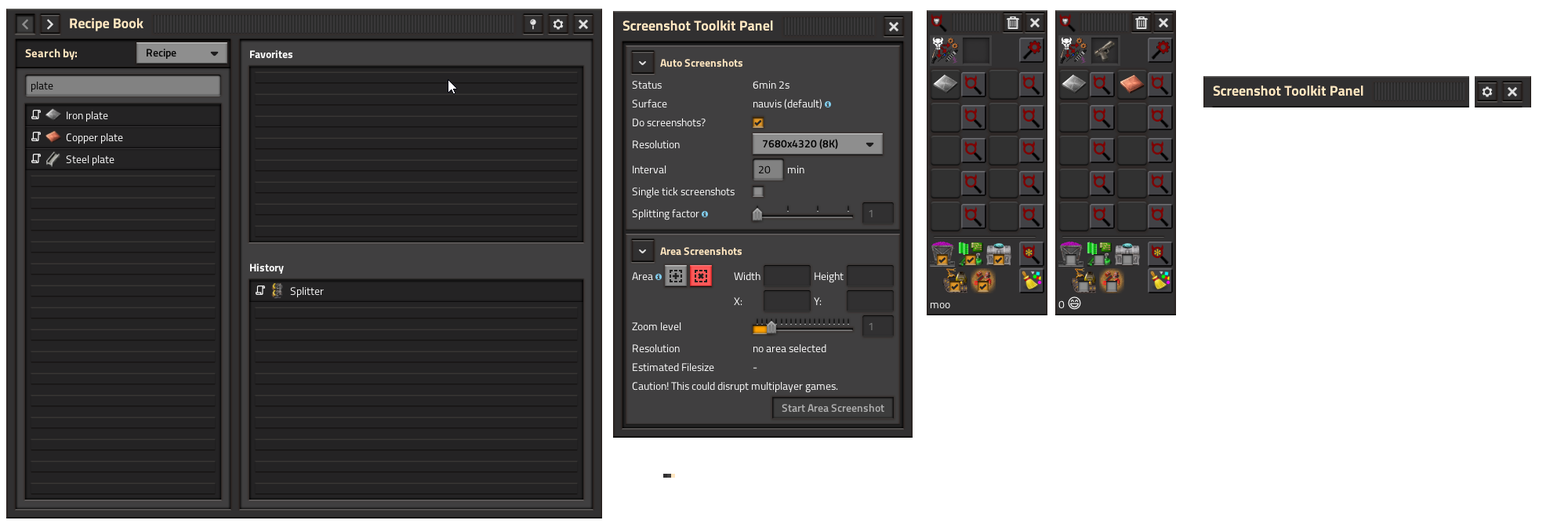
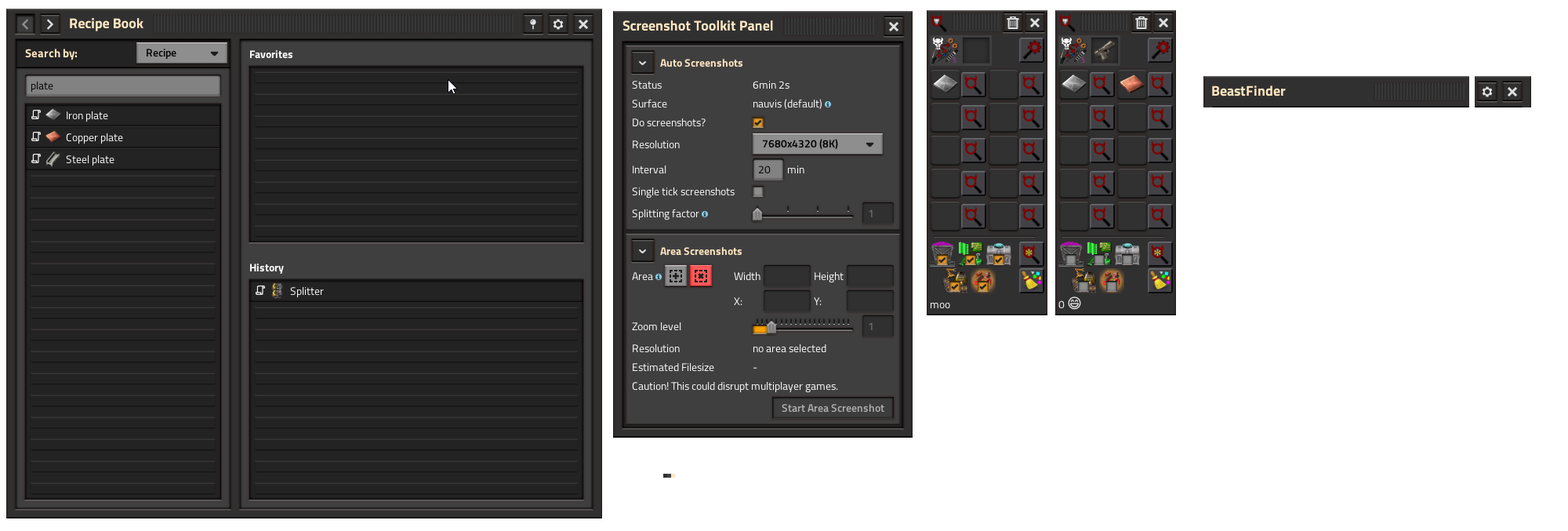
Revision of a layered 1568x531 image; what changed, layer by layer:
added layer "BeastFinder" in group "header #1" over [1212, 85, 1286, 97]
painted on "title & bar" over [1212, 85, 1364, 97]
